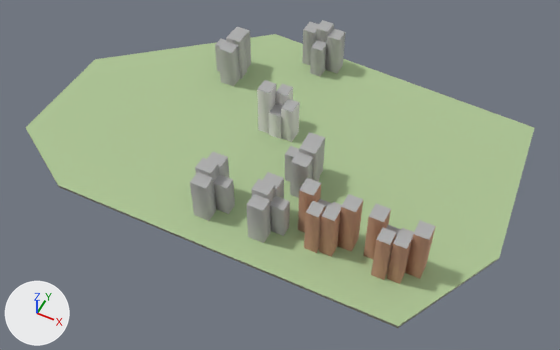
One commit to the glTF model godot_project/remake/sky/islands/SKY-051.lod2.glb: the scene before it, then after it.
The view is the same before and after, from a 50 mm camera at (149.0, -320.0, 369.0) aimed at (-9.0, -5.0, -25.0). The axes (+X, +Y, +Z) are drawn at lower left. The lights are the same throughout. The older version comes first.

The older version as bpy lines, for what is in view:
```python
me_buildings = bpy.data.meshes.new('buildings')
me_buildings.from_pydata(...)  # 281 vertices, 360 faces; spans x -85.0..108.0, y -77.0..93.0, z 0.0..36.0
me_buildings.materials.append(mat_sky_lod_bldg)
me_deck = bpy.data.meshes.new('deck')
me_deck.from_pydata(...)  # 8 vertices, 7 faces; spans x -171.0..144.0, y -94.0..103.0, z 0.0
me_deck.materials.append(mat_sky_deck)
me_rock = bpy.data.meshes.new('rock')
me_rock.from_pydata(...)  # 28 vertices, 47 faces; spans x -171.0..144.0, y -94.0..103.0, z -63.0..0.0
me_rock.materials.append(mat_sky_rock)
ob_buildings = bpy.data.objects.new('buildings', me_buildings)
ob_buildings.location = (0.0, 0.0, 0.0)
ob_deck = bpy.data.objects.new('deck', me_deck)
ob_deck.location = (0.0, 0.0, 0.0)
ob_rock = bpy.data.objects.new('rock', me_rock)
ob_rock.location = (0.0, 0.0, 0.0)
```
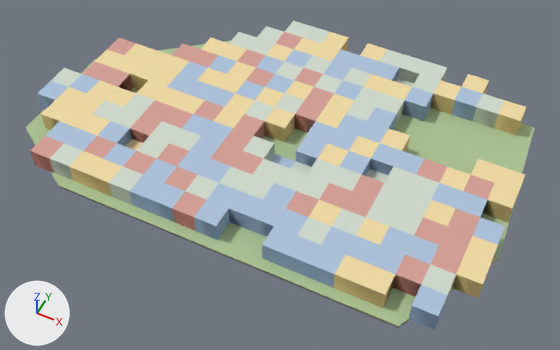
Boxes [x1, y1, x2, y2] around the edits, measured in the pictures (560 x 350 px):
'warren_hull', added: after [30, 21, 526, 330]
'buildings', deleted: before [190, 20, 436, 284]
'deck', unchanged, covered by the edit: before [26, 34, 534, 326]; after [26, 40, 534, 326]

What changed in the scene script:
```text
Add me_warren_hull:
    me_warren_hull.from_pydata(...)  # 478 vertices, 1390 faces; spans x -174.0..141.0, y -87.0..108.0, z 0.0..13.0
    me_warren_hull.materials.append(mat_sky_lod_bldg)
Remove ob_buildings:
    ob_buildings = bpy.data.objects.new('buildings', me_buildings)
    ob_buildings.location = (0.0, 0.0, 0.0)
Add ob_warren_hull:
    ob_warren_hull = bpy.data.objects.new('warren_hull', me_warren_hull)
    ob_warren_hull.location = (0.0, 0.0, 0.0)
```
